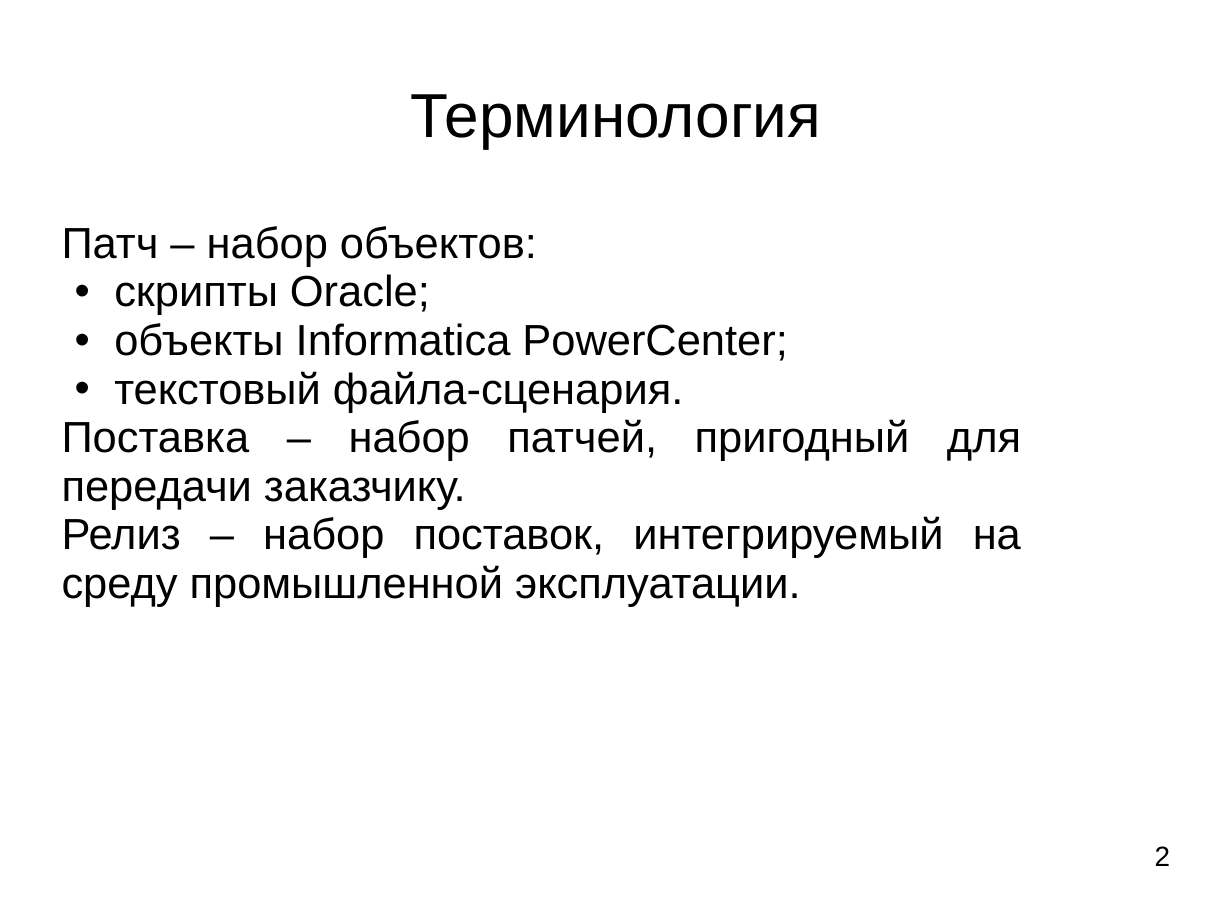
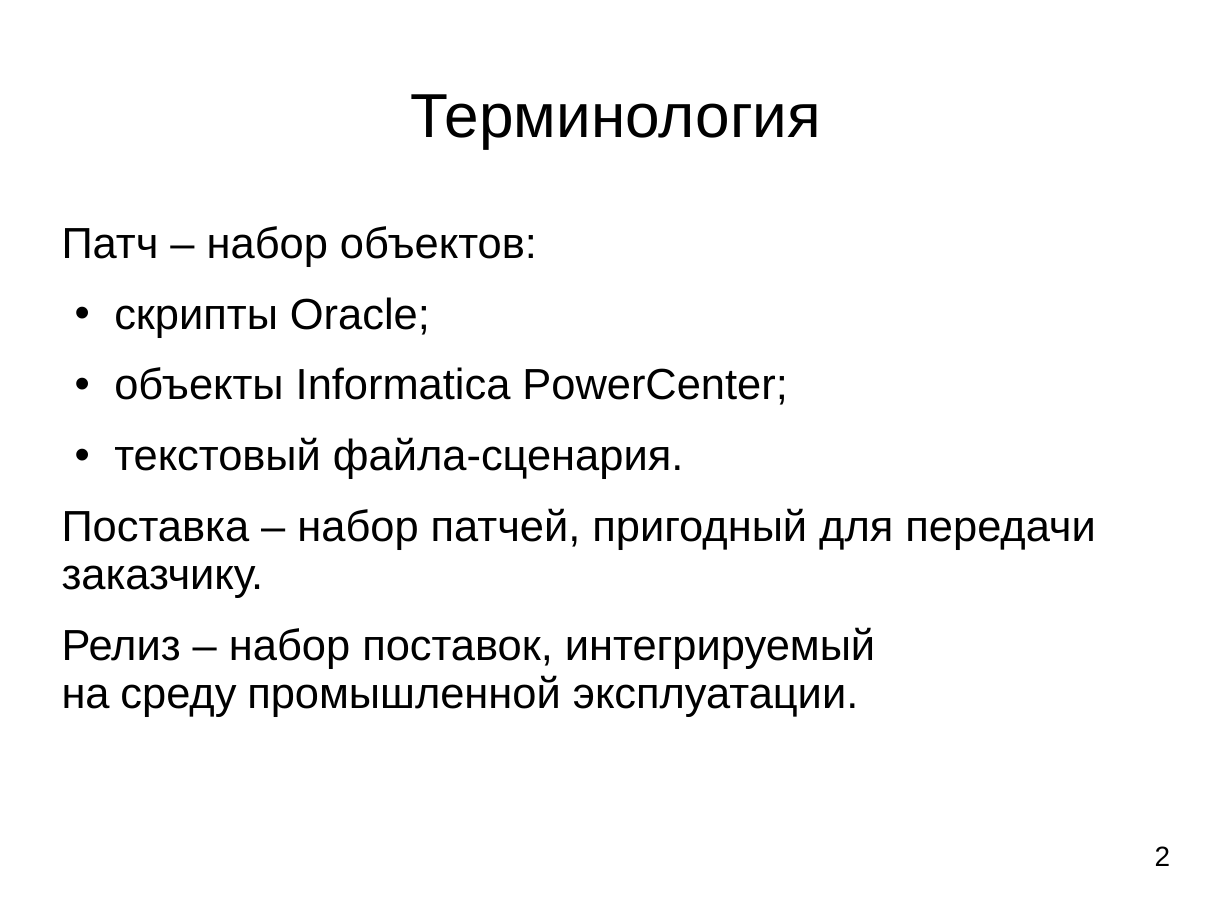
Before and after one commit to ledenevdmitry/CoreApp, a slide deck: slide 2 of LedenevDiplom.ppt. Drawn at 1232x924 pixels with LibreOffice and Linux fonts; fonts in the diff are those of the drawing. Boxes give left, top, right and bottom in pixels: in the first picture for what was removed or moved away, otherwise in the second. Text is boxed around its words. In the diff, an @@ line names an element or a change of style, - is before the commit and + after.

```diff
--- a/LedenevDiplom.ppt
+++ b/LedenevDiplom.ppt
@@ text "Патч – набор объектов:" at <box>62,226,1095,717</box>: alignment justified to left; more space between paragraphs @@
```
Also in this commit, not shown: 9 other slides changed, 4 slides removed, 2 other files.
